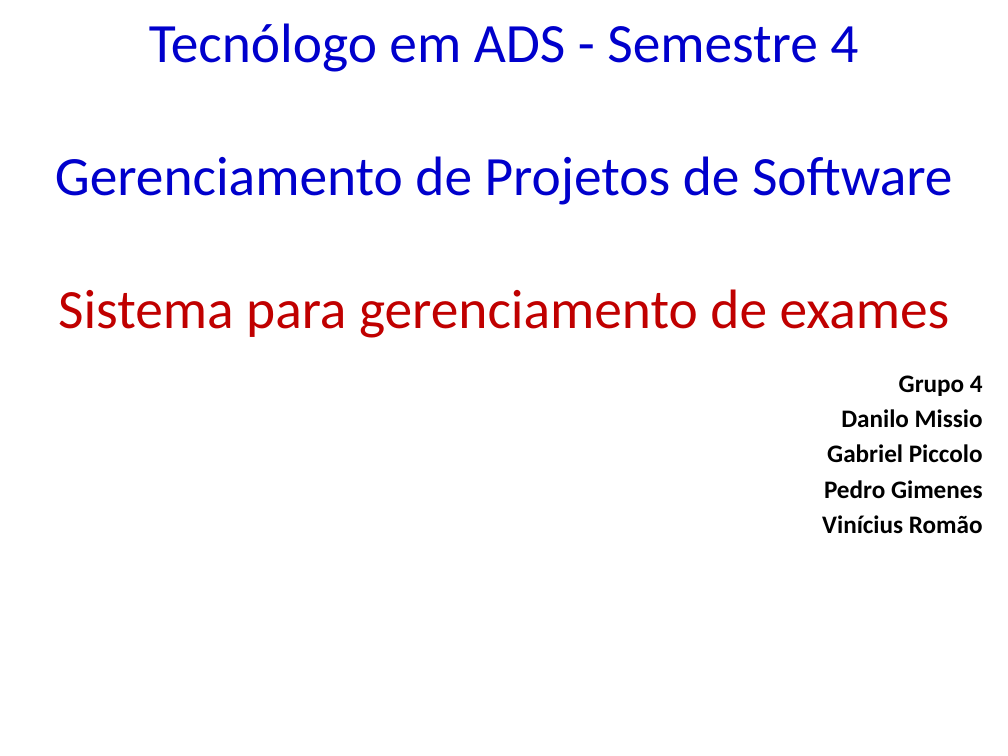
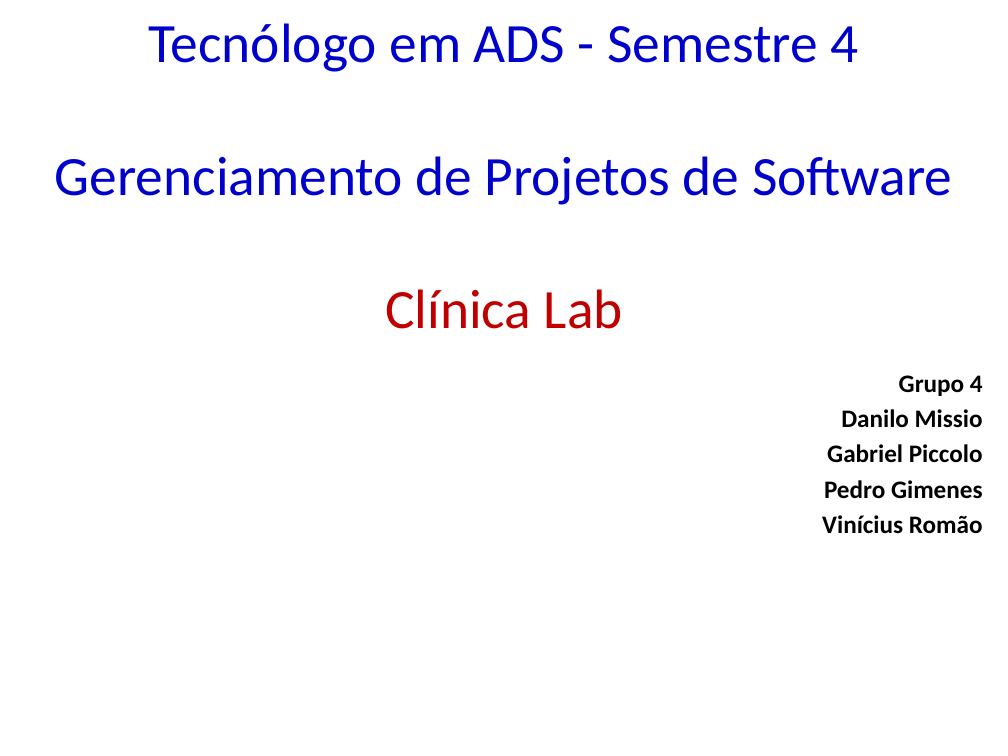
Before and after one commit to kokmz/TCCHUE, a slide deck: slide 1 of GPS_2014_Modelo de Apresentação_Entrega 2.pptx. Drawn at 1008x756 pixels with LibreOffice and Linux fonts; fonts in the diff are those of the drawing; background and template pictures are left out. Boxes give left, top, right and bottom in pixels: in the first picture for what was removed or moved away, otherwise in the second. Text is boxed around its words. In the diff, an @@ line names an element or a change of style, - is before the commit and + after.

```diff
--- a/GPS_2014_Modelo de Apresentação_Entrega 2.pptx
+++ b/GPS_2014_Modelo de Apresentação_Entrega 2.pptx
@@ title at (55,23,952,329): text changed @@
-Tecnólogo em ADS - Semestre 4
-Gerenciamento de Projetos de Software
-Sistema para gerenciamento de exames
+Tecnólogo em ADS - Semestre 4
+Gerenciamento de Projetos de Software
+Clínica Lab
```
Also in this commit, not shown: 2 other slides changed, 5 slides added, 22 slides removed.
